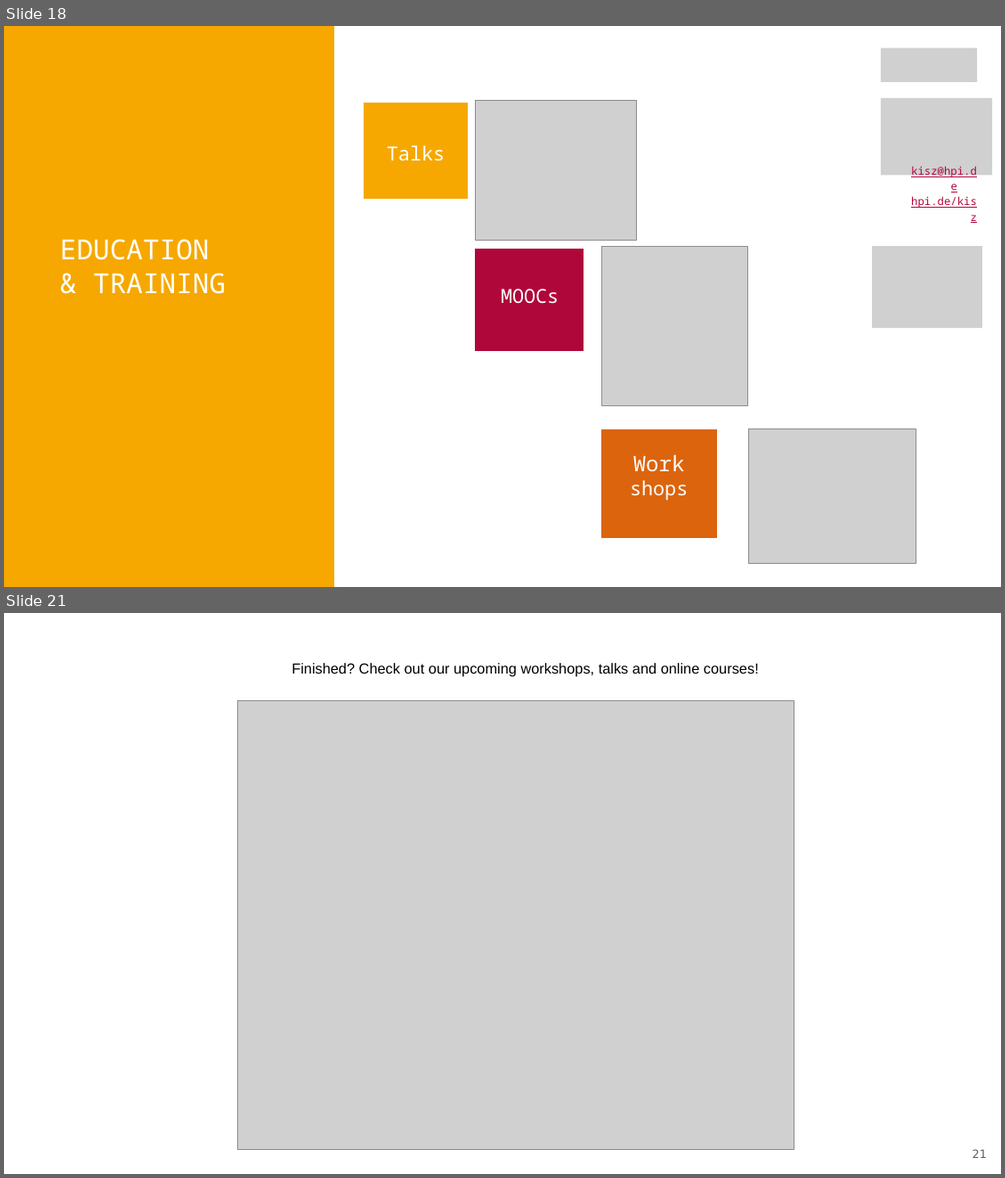
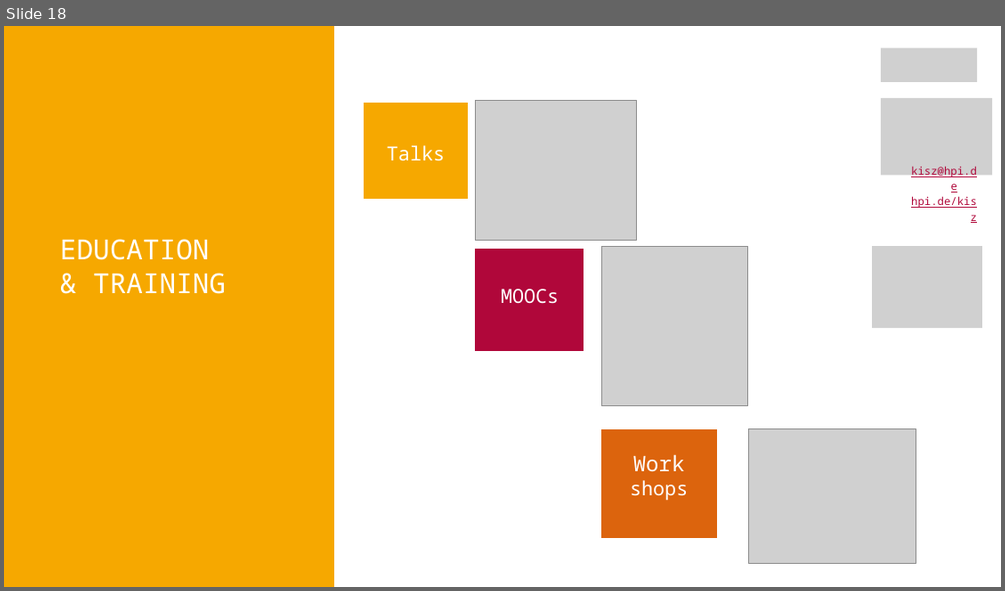
Before and after one commit to aihpi/workshop-getting-started, a slide deck: 03_workshop/slides/slides_english.pptx. Shown one above the other, each under a label of ours: slides 18 and 21 before the commit, slide 18 after it; the slides between them are not shown. The pictures are 1005x1178 and 1005x591 pixels, drawn with LibreOffice and Linux fonts; fonts in the diff are those of the drawing; grey boxes stand for pictures. Boxes give left, top, right and bottom in pixels: in the first picture for what was removed or moved away, otherwise in the second. Text is boxed around its words. In the diff, an @@ line names an element or a change of style, - is before the commit and + after.

Commit message:
Restructure workshop slides and add German version

```diff
--- a/03_workshop/slides/slides_english.pptx
+++ b/03_workshop/slides/slides_english.pptx
@@ slide 21 removed at <box>4,613,1001,1174</box>, background #FFFFFF @@
@@ text removed at <box>291,663,759,677</box> @@
-Finished? Check out our upcoming workshops, talks and online courses!
@@ picture removed at <box>238,700,794,1149</box> @@
@@ page number removed at <box>972,1149,987,1158</box> @@
-21
```
Also in this commit, not shown: 2 slides added, 2 other slides removed, 3 other files.
